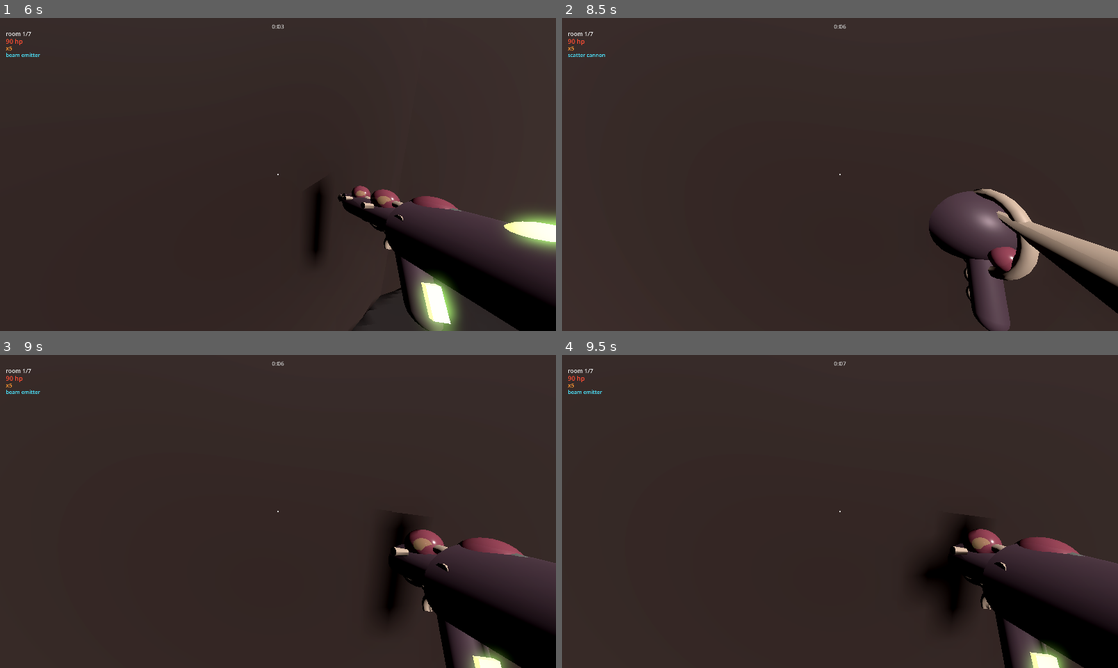
Above: before the commit, frames 1-4 (two rows, left to right).
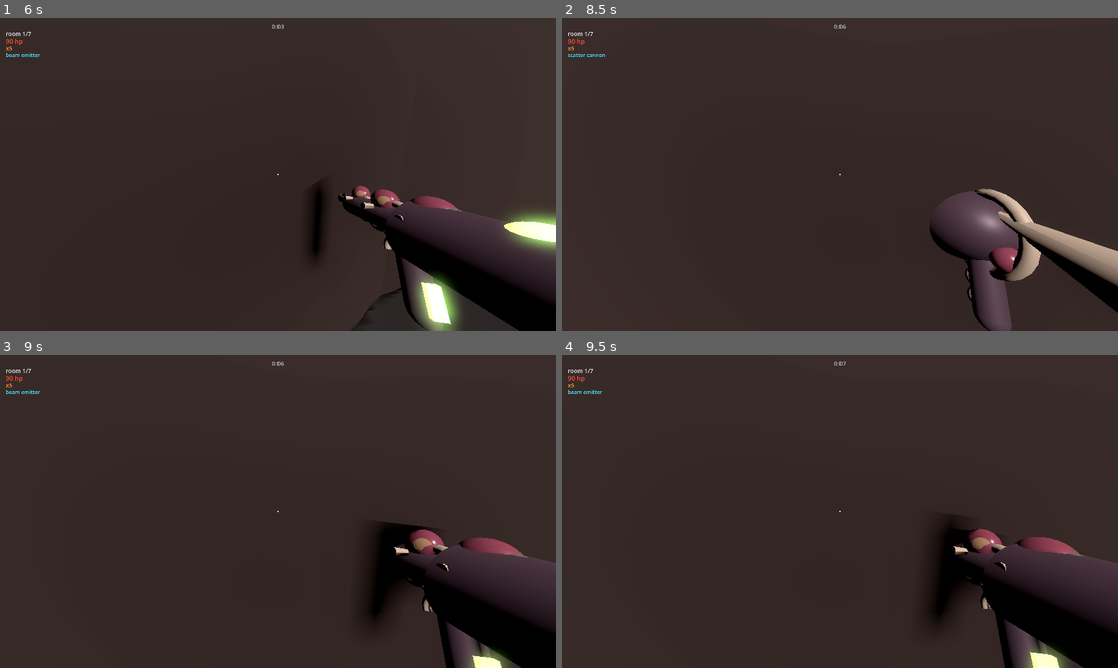
Above: after the commit, the same moments.

Repository: anshuman-krishna/rush-fracture
Game: Godot game, scene res://scenes/main_menu.tscn
Same seed, same stepped clock (60 frames per second), same inputs: the game is played once before the commit and once after it.
Inputs (mouse positions are in pixels of both pictures, inside the frame that each line leads up to):
- Up to frame 1 (6 s): click (278, 193) at 0.52 s; type "12" at 0.6 s; click (278, 212) at 0.75 s; type "12" at 0.83 s; click "start run" at 1.25 s; tap Enter at 2 s; move the mouse to (272, 180) at 2.02 s; hold W (move_forward) 2.03-4.28 s; tap Shift (dash) at 2.1, 5.85 s; tap Space (jump) at 2.27, 3.02, 4.52, 5.27 s; move the mouse to (316, 177) at 2.77 s; click (316, 177) at 2.85 s; move the mouse to (233, 171) at 3.52 s; tap 1 (weapon_1) at 3.6 s; move the mouse to (283, 174) at 4.27 s; hold A (move_left) 4.28-5.03 s; tap 2 (weapon_2) at 4.35 s; move the mouse to (255, 168) at 5.02 s; hold W (move_forward) from 5.03 s (still down); tap 3 (weapon_3) at 5.1 s; move the mouse to (305, 174) at 5.77 s
- Up to frame 2 (8.5 s): tap Space (jump) at 6.02, 7.52, 8.27 s; move the mouse to (812, 174) at 6.52 s; press the mouse at (812, 174) at 6.53 s; move the mouse to (851, 168) at 7.27 s; release W (move_forward) at 7.28 s; release the mouse at (851, 168) at 7.28 s; hold D (move_right) 7.28-8.03 s; tap 1 (weapon_1) at 7.35 s; move the mouse to (834, 180) at 8.02 s; hold W (move_forward) from 8.03 s (still down); tap 2 (weapon_2) at 8.1 s
- Up to frame 3 (9 s): keep holding W (move_forward); move the mouse to (316, 514) at 8.77 s; tap 3 (weapon_3) at 8.85 s
- Up to frame 4 (9.5 s): keep holding W (move_forward); tap Space (jump) at 9.02 s

Frame 1 is identical in both runs. In frame 2, 0.5% of the frame differs, in the area x 66-100%, y 54-100%; in frame 3, 0.7%, in the area x 66-91%, y 50-100%; in frame 4, 0.5%.

Commit message:
add coop balance and room variety

Diff:
--- a/game-client/scripts/game_manager.gd
+++ b/game-client/scripts/game_manager.gd
@@ -40,6 +40,10 @@
 var _boss_active: bool = false
 var _boss_defeated: bool = false
 var _run_seed: int = 0
+# "power surge" (a cursed upgrade trading more weapon damage for faster
+# enemies) is per-player-local, but only the host's own enemy simulation
+# actually moves anyone — see _contribute_enemy_speed_bonus.
+var _shared_enemy_speed_bonus: float = 0.0
 var _pvp_active: bool = false
 var _match_ended: bool = false
 var _profile: PlayerProfile
@@ -230,6 +234,7 @@
 	_boss_active = false
 	_boss_defeated = false
 	_pending_mutation_after_upgrade = false
+	_shared_enemy_speed_bonus = 0.0
 	_pvp_active = false
 	_match_ended = false
 	game_feel.reset()
@@ -437,9 +442,13 @@
 		var diff_mod: float = difficulty_tracker.get_difficulty_modifier()
 		room.difficulty *= diff_mod
 
-	# apply enemy speed bonus from cursed upgrades
-	if upgrade_manager.enemy_speed_bonus > 0:
-		room.metadata["enemy_speed_bonus"] = upgrade_manager.enemy_speed_bonus
+	# apply enemy speed bonus from cursed upgrades — the shared, host-
+	# aggregated value (see _contribute_enemy_speed_bonus), not this peer's
+	# own local upgrade_manager.enemy_speed_bonus: only the host's own
+	# enemy simulation actually moves anyone, so a client's pick would
+	# otherwise silently do nothing while still paying the upgrade's cost.
+	if _shared_enemy_speed_bonus > 0:
+		room.metadata["enemy_speed_bonus"] = _shared_enemy_speed_bonus
 
 	if room.type == RoomDefinitions.RoomType.BOSS or room.type == RoomDefinitions.RoomType.ELITE_CHAMBER:
 		_boss_active = true
@@ -578,7 +587,24 @@
 	run_manager.complete_run()
 
 
-# --- upgrades and mutations (host-driven) ---
+# --- upgrades and mutations (per-player) ---
+
+# must match upgrade_manager.gd's _apply_power_surge()
+const POWER_SURGE_ENEMY_SPEED_BONUS: float = 0.2
+
+
+func _contribute_enemy_speed_bonus(amount: float) -> void:
+	if is_host_or_solo():
+		_shared_enemy_speed_bonus += amount
+	elif _is_online():
+		_rpc_contribute_enemy_speed_bonus.rpc_id(1, amount)
+
+
+@rpc("any_peer", "call_remote", "reliable")
+func _rpc_contribute_enemy_speed_bonus(amount: float) -> void:
+	if is_host_or_solo():
+		_shared_enemy_speed_bonus += amount
+
 
 func _show_upgrade_selection() -> void:
 	awaiting_upgrade = true
@@ -591,6 +617,9 @@
 	upgrade_manager.apply(upgrade)
 	run_manager.apply_upgrade(upgrade)
 	audio.play("upgrade_pick", -3.0)
+
+	if upgrade.get("stat", "") == "power_surge":
+		_contribute_enemy_speed_bonus(POWER_SURGE_ENEMY_SPEED_BONUS)
 
 	# boss reward guarantees a mutation choice
 	if _pending_mutation_after_upgrade:
--- a/game-client/systems/rooms/room_controller.gd
+++ b/game-client/systems/rooms/room_controller.gd
@@ -45,6 +45,16 @@
 var _gauntlet_waves_remaining: int = 0
 var _gauntlet_timer: float = 0.0
 var _placed_obstacles: Array[AABB] = []
+
+# picked once per room in _configure_arena — varies obstacle *arrangement*
+# (not count, not the arena's own boundary/radius) so combat/swarm/elite/
+# hazard rooms don't all read as the same uniform ring of cover. RING keeps
+# the original behavior. Every pattern below draws exactly the same number
+# of random values per obstacle as RING did, so it doesn't change how many
+# randf()/randi() calls a room consumes overall — see room_controller's
+# "both peers get identical layout" invariant in testing/CLAUDE.md.
+enum ObstacleLayoutPattern { RING, CLUSTERS, CORRIDOR }
+var _obstacle_layout_pattern: int = ObstacleLayoutPattern.RING
 
 @onready var arena_root: Node3D = $ArenaRoot
 @onready var enemy_root: Node3D = $EnemyRoot
@@ -343,6 +353,7 @@
 		RoomDefinitions.RoomType.HAZARD:
 			obstacle_count = clampi(int(room.difficulty * 2.5), 4, 10)
 
+	_obstacle_layout_pattern = randi() % 3
 	for i in obstacle_count:
 		_place_obstacle(i, obstacle_count, room)
 
@@ -380,16 +391,11 @@
 
 func _place_obstacle(index: int, total: int, room: RunData.RoomData) -> void:
 	var obstacle_type: int = randi() % 10
-	var angle: float = (float(index) / float(total)) * TAU + randf() * 0.5
-	var dist: float = 6.0 + randf() * 14.0
-	var pos: Vector3 = Vector3(cos(angle) * dist, 0, sin(angle) * dist)
-
-	# clamp inside arena bounds
-	var flat_dist: float = Vector2(pos.x, pos.z).length()
-	if flat_dist > ARENA_RADIUS - 4.0:
-		var scale_f: float = (ARENA_RADIUS - 4.0) / flat_dist
-		pos.x *= scale_f
-		pos.z *= scale_f
+	var pos: Vector3 = _obstacle_position(index, total)
+	# scaling pos to clamp it inside the arena preserves its angle from
+	# center exactly, so this is safe to derive after the fact rather than
+	# threading a second return value out of _obstacle_position.
+	var angle: float = atan2(pos.z, pos.x)
 
 	match obstacle_type:
 		0:
@@ -410,6 +416,42 @@
 			_spawn_barrier_arc(pos, angle, room)
 		8, 9:
 			_spawn_breakable_wall(pos, angle, room)
+
+
+## position for obstacle `index` of `total` this room, shaped by
+## _obstacle_layout_pattern. every branch draws exactly two random values
+## (an angle jitter, then a distance) so switching patterns never changes
+## how much of the shared seeded RNG stream a room consumes.
+func _obstacle_position(index: int, total: int) -> Vector3:
+	var angle: float
+	var dist: float
+	match _obstacle_layout_pattern:
+		ObstacleLayoutPattern.CLUSTERS:
+			# a few loose clusters instead of an even ring — same overall
+			# spread, but grouped into contested pockets of cover.
+			var cluster_count: int = 3
+			var cluster_angle: float = (float(index % cluster_count) / float(cluster_count)) * TAU
+			angle = cluster_angle + randf_range(-0.35, 0.35)
+			dist = 8.0 + randf() * 10.0
+		ObstacleLayoutPattern.CORRIDOR:
+			# push obstacles toward two opposing bands, leaving a clear lane
+			# through the middle of the arena along one axis.
+			var side: int = 1 if index % 2 == 0 else -1
+			angle = (PI / 2.0) * side + randf_range(-0.5, 0.5)
+			dist = 6.0 + randf() * 14.0
+		_:
+			angle = (float(index) / float(total)) * TAU + randf() * 0.5
+			dist = 6.0 + randf() * 14.0
+
+	var pos: Vector3 = Vector3(cos(angle) * dist, 0, sin(angle) * dist)
+
+	# clamp inside arena bounds
+	var flat_dist: float = Vector2(pos.x, pos.z).length()
+	if flat_dist > ARENA_RADIUS - 4.0:
+		var scale_f: float = (ARENA_RADIUS - 4.0) / flat_dist
+		pos.x *= scale_f
+		pos.z *= scale_f
+	return pos
 
 
 func _try_register_obstacle(pos: Vector3, size: Vector3) -> bool:
